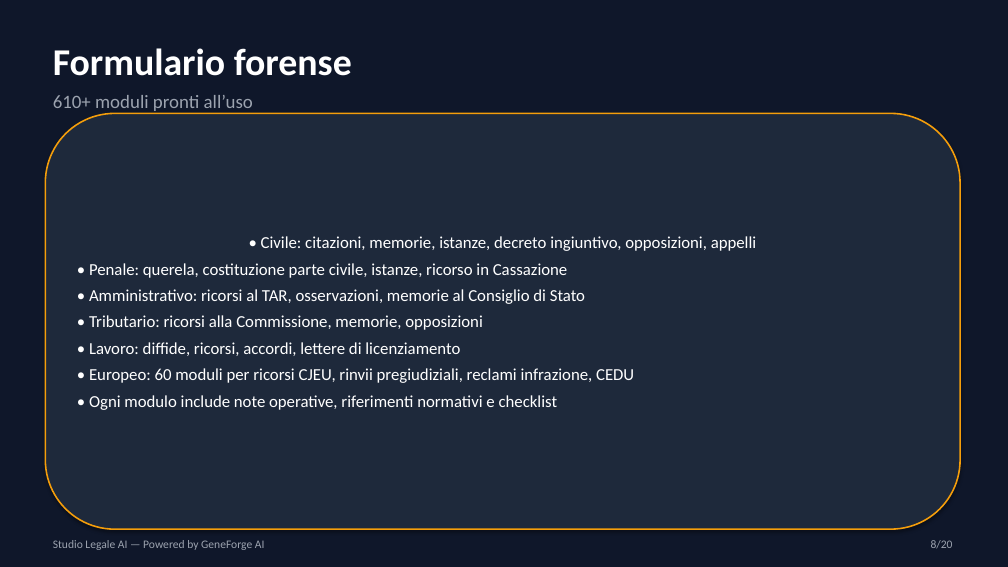
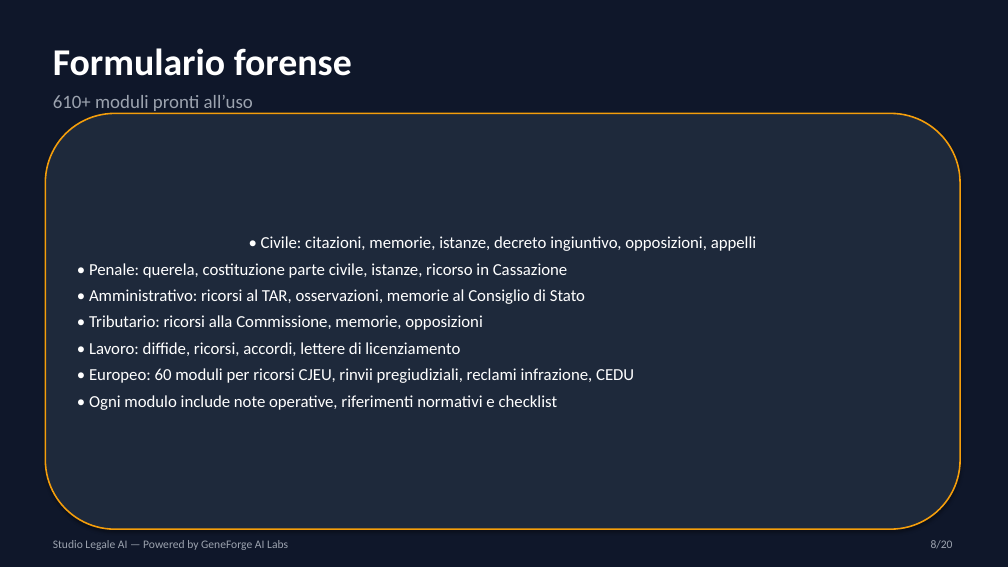
Before and after one commit to geneforge-ai/manuals, a slide deck: slide 8 of Pitch_Deck_Studio_Legale_AI_OAL_Settembre2026.pptx. Drawn at 1008x567 pixels with LibreOffice and Linux fonts; fonts in the diff are those of the drawing. Boxes give left, top, right and bottom in pixels: in the first picture for what was removed or moved away, otherwise in the second. Text is boxed around its words. In the diff, an @@ line names an element or a change of style, - is before the commit and + after.

Commit message:
docs: aggiorna pitch deck con footer 'Powered by GeneForge AI Labs'

```diff
--- a/Pitch_Deck_Studio_Legale_AI_OAL_Settembre2026.pptx
+++ b/Pitch_Deck_Studio_Legale_AI_OAL_Settembre2026.pptx
@@ text at box(53, 540, 288, 550): text changed @@
-Studio Legale AI — Powered by GeneForge AI
+Studio Legale AI — Powered by GeneForge AI Labs
```
Also in this commit, not shown: 19 other slides changed, 1 other file.
